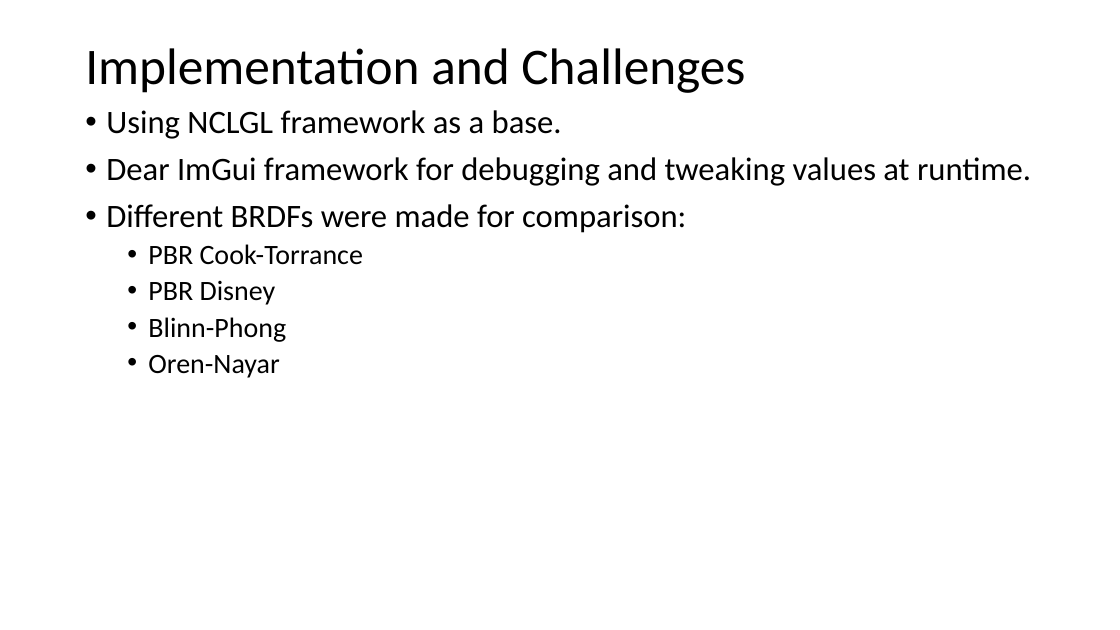
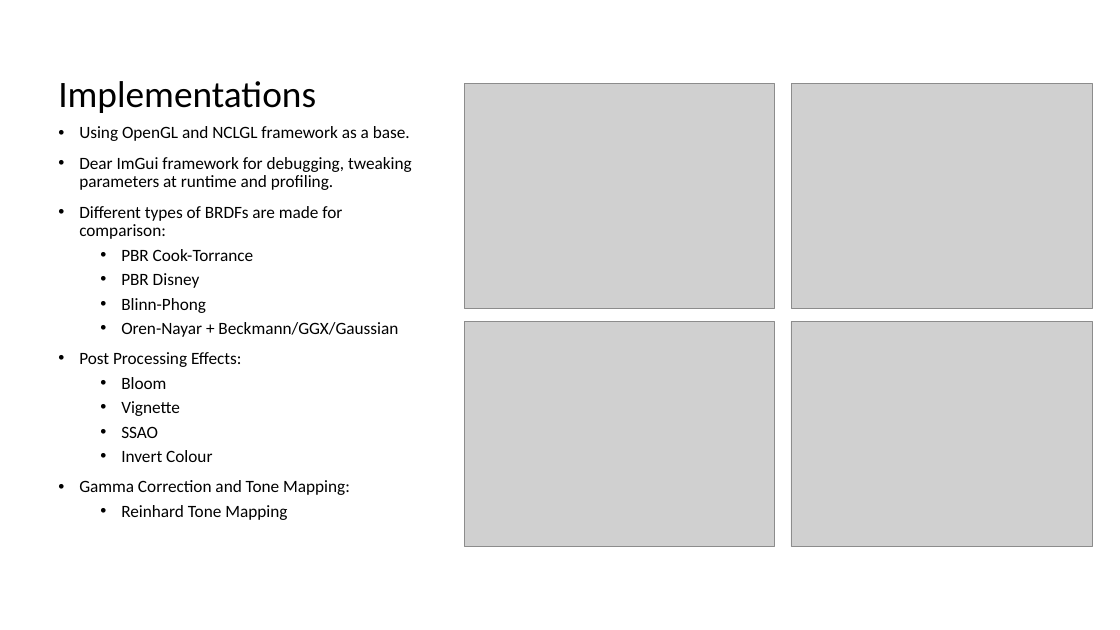
Before and after one commit to JaineshPathak/CSC8599, a slide deck: slide 4 of Docs/Advanced Graphics – Physically Based Rendering.pptx. Drawn at 1120x630 pixels with LibreOffice and Linux fonts; fonts in the diff are those of the drawing; grey boxes stand for pictures. Boxes give left, top, right and bottom in pixels: in the first picture for what was removed or moved away, otherwise in the second. Text is boxed around its words. In the diff, an @@ line names an element or a change of style, - is before the commit and + after.

Commit message:
Add - PPT Changes and Screenshots

```diff
--- a/Docs/Advanced Graphics – Physically Based Rendering.pptx
+++ b/Docs/Advanced Graphics – Physically Based Rendering.pptx
@@ text removed at <box>85,48,745,93</box> @@
-Implementation and Challenges
@@ text added at <box>58,81,316,113</box>, 32 pt, text #000000 @@
+Implementations
@@ picture added at <box>465,84,775,309</box> @@
@@ picture added at <box>791,83,1093,308</box> @@
@@ text "Using OpenGL and NCLGL framework ...": place and size @@
-text "Using OpenGL and NCLGL framework ..." at <box>106,110,1031,378</box>
+text "Using OpenGL and NCLGL framework ..." at <box>79,126,412,520</box>
@@ text at <box>79,126,412,239</box>: text changed; size 28 to 14.8 pt @@
-• Using NCLGL framework as a base.
-• Dear ImGui framework for debugging and tweaking values at runtime.
-• Different BRDFs were made for comparison:
+• Using OpenGL and NCLGL framework as a base.
+• Dear ImGui framework for debugging, tweaking parameters at runtime and profiling.
+• Different types of BRDFs are made for comparison:
@@ text at <box>121,249,254,313</box>: size 24 to 14.8 pt in "PBR Cook-Torrance", "PBR Disney", "Blinn-Phong" @@
@@ text at <box>79,322,398,520</box>: text changed; size 24 to 14.8 pt @@
-  • Oren-Nayar
+  • Oren-Nayar + Beckmann/GGX/Gaussian
+• Post Processing Effects:
+  • Bloom
+  • Vignette
+  • SSAO
+  • Invert Colour
+• Gamma Correction and Tone Mapping:
+  • Reinhard Tone Mapping
@@ picture added at <box>465,322,775,547</box> @@
@@ picture added at <box>791,322,1092,547</box> @@
```
Also in this commit, not shown: 1 other slide changed, 3 slides added, 10 other files.
